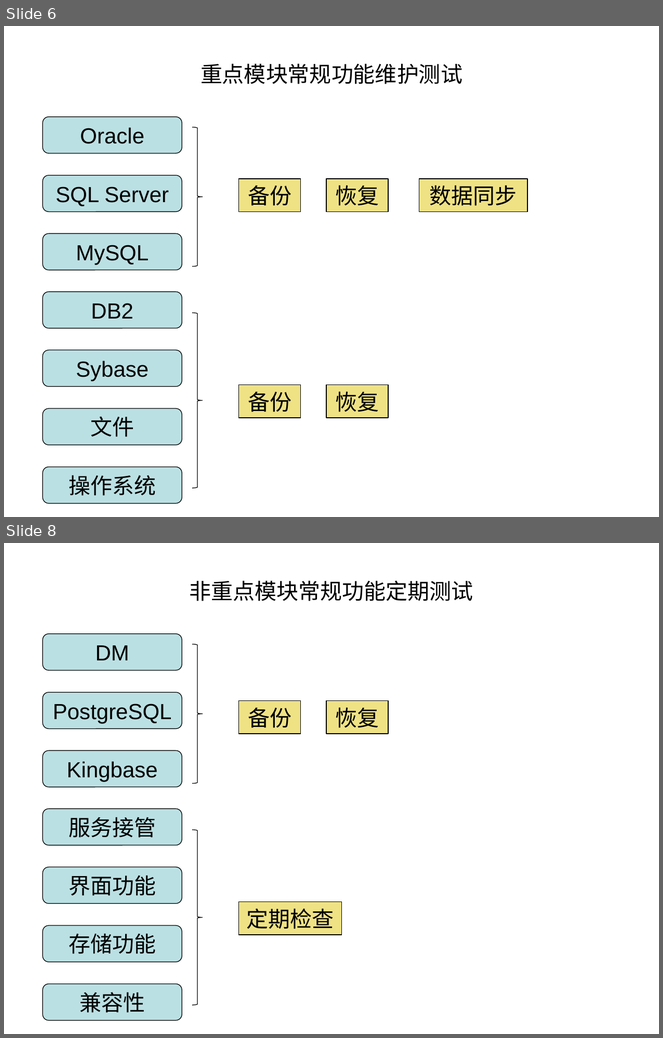
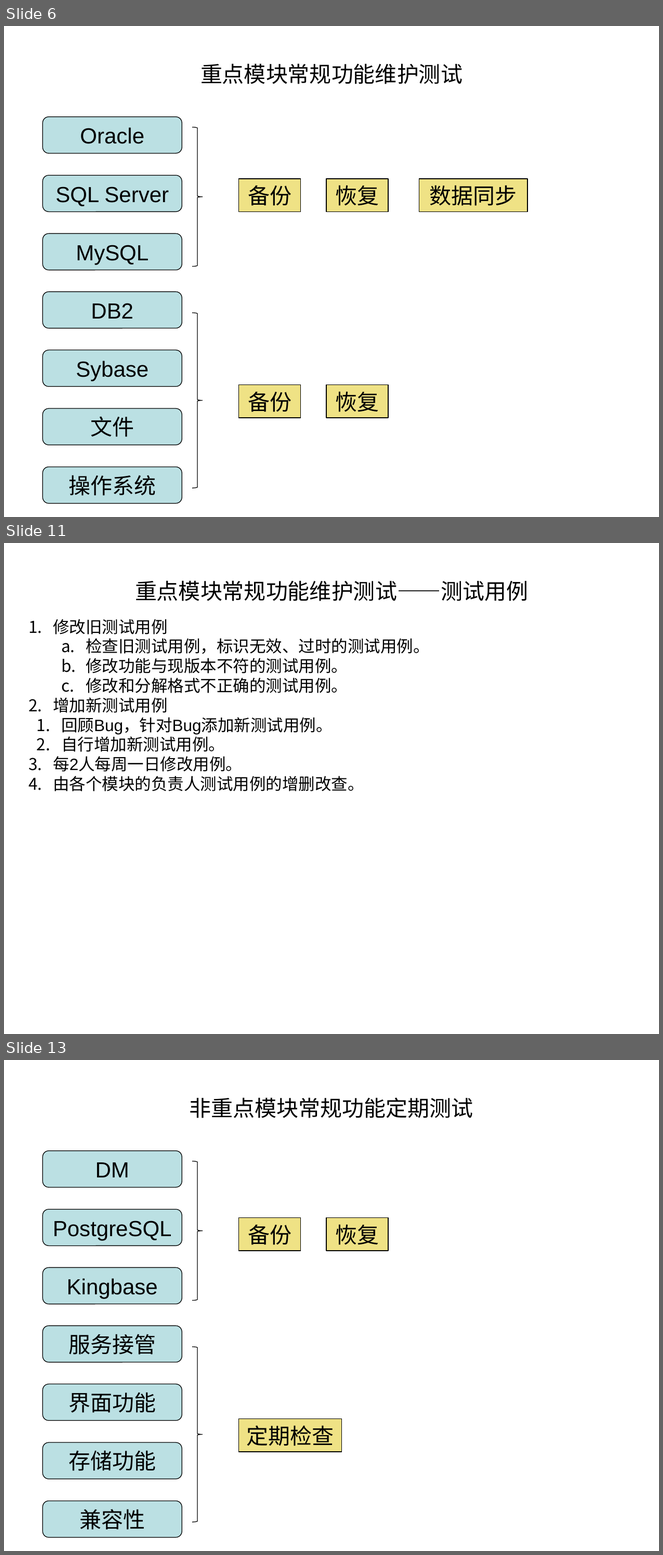
Before and after one commit to irene1990/Teamleader, a slide deck: PPT/Training/release process.ppt. Shown one above the other, each under a label of ours: slides 6 and 8 before the commit, slides 6, 11 and 13 after it; the slides between them are not shown. The pictures are 663x1038 and 663x1555 pixels, drawn with LibreOffice and Linux fonts; fonts in the diff are those of the drawing. Boxes give left, top, right and bottom in pixels: in the first picture for what was removed or moved away, otherwise in the second. Text is boxed around its words. In the diff, an @@ line names an element or a change of style, - is before the commit and + after.

```diff
--- a/PPT/Training/release process.ppt
+++ b/PPT/Training/release process.ppt
@@ slide 11 added at bbox=[4, 543, 659, 1034], background #FFFFFF @@
@@ title added at bbox=[135, 580, 528, 601], 24 pt, text #000000 @@
+重点模块常规功能维护测试——测试用例
@@ text added at bbox=[53, 619, 430, 792], 18 pt, text #000000 @@
+1. 修改旧测试用例
+  a. 检查旧测试用例，标识无效、过时的测试用例。
+  b. 修改功能与现版本不符的测试用例。
+  c. 修改和分解格式不正确的测试用例。
+2. 增加新测试用例
+  1. 回顾Bug，针对Bug添加新测试用例。
+  2. 自行增加新测试用例。
+3. 每2人每周一日修改用例。
+4. 由各个模块的负责人测试用例的增删改查。
@@ what was slide 8 is now slide 13 @@
```
Also in this commit, not shown: 2 slides changed, 7 other slides added, 2 slides removed.
